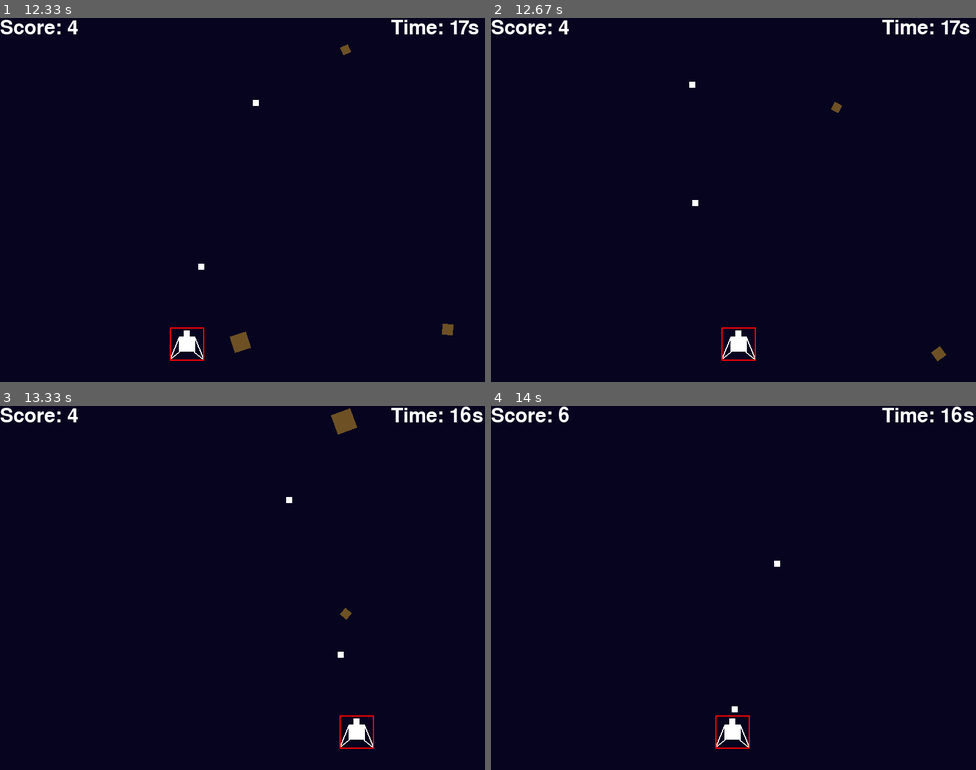
Above: before the commit, frames 1-4 (two rows, left to right).
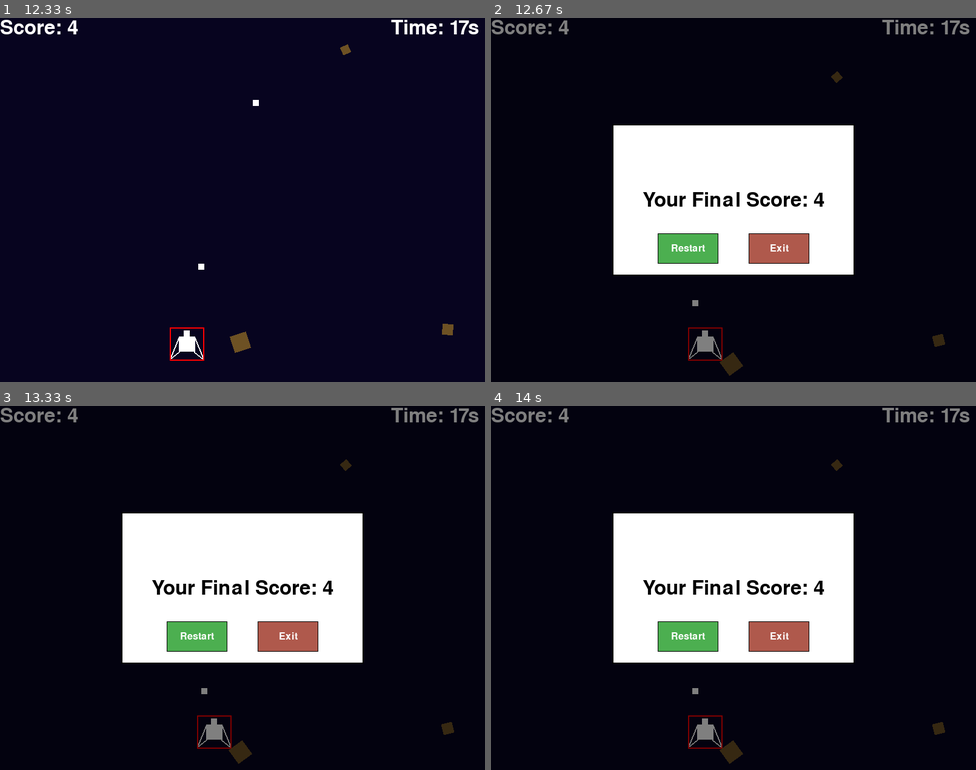
Above: after the commit, the same moments.

Repository: gnikkoch96/pygame-projects
Game: pygame game, started from test_game/shootemup_game/main.py
The game is run twice, just before and just after one commit, with the same random seed, the same clock (stepped at 60 frames per second) and the same inputs.
Inputs:
- Up to frame 1 (12.33 s): tap Space at 0.33, 0.73, 1.03, 1.3, 1.6, 1.73, 2.03, 2.4, 2.7, 2.9, 3.2, 3.4, 3.7, 3.9, 4.2, 4.47, 4.77, 4.9, 5.2, 5.57, 5.87, 6.07, 6.37, 6.57, 6.87, 7.07, 7.37, 7.63, 7.93, 8.07, 8.37, 8.73, 9.03, 9.23, 9.53, 9.73, 10.03, 10.23, 10.53, 10.8, 11.1, 11.23, 11.53, 11.9, 12.2 s; hold Left 0.67-1.2 s; hold Left 1.23-1.63 s; hold Right 1.67-2.3 s; hold Left 2.33-2.8 s; hold Right 2.83-3.3 s; hold Right 3.33-3.8 s; hold Left 3.83-4.37 s; hold Left 4.4-4.8 s; hold Right 4.83-5.47 s; hold Left 5.5-5.97 s; hold Right 6-6.47 s; hold Right 6.5-6.97 s; hold Left 7-7.53 s; hold Left 7.57-7.97 s; hold Right 8-8.63 s; hold Left 8.67-9.13 s; hold Right 9.17-9.63 s; hold Right 9.67-10.13 s; hold Left 10.17-10.7 s; hold Left 10.73-11.13 s; hold Right 11.17-11.8 s; hold Left 11.83-12.3 s
- Up to frame 2 (12.67 s): hold Right from 12.33 s (still down); tap Space at 12.4 s
- Up to frame 3 (13.33 s): tap Space at 12.7, 12.9, 13.2 s; release Right at 12.8 s; hold Right 12.83-13.3 s
- Up to frame 4 (14 s): hold Left 13.33-13.87 s; tap Space at 13.4, 13.7, 13.97 s; hold Left from 13.9 s (still down)

Frame 1 is identical in both runs. In frame 2, 22% of the frame differs, in the area x 0-99%, y 0-99%; in frame 3, 23%, in the area x 0-100%, y 0-99%; in frame 4, 22%.

Commit message:
feat: add game over dialog and have it appear when meteor collides with player

Diff:
--- a/test_game/shootemup_game/main.py
+++ b/test_game/shootemup_game/main.py
@@ -23,6 +23,7 @@
 
 # ui objs
 hud_font: pygame.font.SysFont = pygame.font.SysFont(None, 48)
+button_font: pygame.font.SysFont = pygame.font.SysFont(None, 24)
 
 # game objs
 bullet_pool: BulletPool = BulletPool()
@@ -60,6 +61,7 @@
         # player collides with meteor
         if player.hitbox.colliderect(meteor.rect):
             meteor.is_alive = False
+            show_game_over_dialog()
 
     # bullet/meteor collision
     for bullet in bullet_pool.active_bullets[:]:
@@ -70,6 +72,83 @@
 
                 # update score
                 score += 1
+
+
+def show_game_over_dialog():
+    global score, start_time, remaining_time, game_finished, last_generation_time, running
+
+    overlay = pygame.Surface((SCREEN_WIDTH, SCREEN_HEIGHT))
+    overlay.set_alpha(128)
+    overlay.fill((0, 0, 0))
+    screen.blit(overlay, (0, 0))
+
+    # dialog box
+    dialog_width, dialog_height = 400, 250
+    dialog_x = (SCREEN_WIDTH - dialog_width) // 2
+    dialog_y = (SCREEN_HEIGHT - dialog_height) // 2
+
+    # main dialog box
+    pygame.draw.rect(screen, pygame.Color("#ffffff"), (dialog_x, dialog_y, dialog_width, dialog_height))
+
+    # border color
+    pygame.draw.rect(screen, pygame.Color('#000000'), (dialog_x, dialog_y, dialog_width, dialog_height), 2)
+
+    message = f"Your Final Score: {score}"
+    text = hud_font.render(message, True, pygame.Color("#000000"))
+    text_rect = text.get_rect(center=(SCREEN_WIDTH // 2, SCREEN_HEIGHT // 2))
+    screen.blit(text, text_rect)
+
+    # buttons
+    button_width, button_height = 100, 50
+
+    # retry button
+    retry_button_x = dialog_x + (dialog_width - button_width) // 2 - 75
+    retry_button_y = dialog_y + dialog_height - button_height - 20
+    pygame.draw.rect(screen, pygame.Color("#4CAF50"), (retry_button_x, retry_button_y, button_width, button_height))
+    pygame.draw.rect(screen, pygame.Color("#000000"), (retry_button_x, retry_button_y, button_width, button_height), 1)
+
+    # retry button text
+    button_text = button_font.render("Restart", True, pygame.Color('#ffffff'))
+    button_text_rect = button_text.get_rect(center=(retry_button_x + button_width // 2, retry_button_y + button_height // 2))
+    screen.blit(button_text, button_text_rect)
+
+    # exit button
+    exit_button_x = dialog_x + (dialog_width - button_width) // 2 + 75
+    exit_button_y = dialog_y + dialog_height - button_height - 20
+    pygame.draw.rect(screen, pygame.Color("#AF594C"), (exit_button_x, exit_button_y, button_width, button_height))
+    pygame.draw.rect(screen, pygame.Color("#000000"), (exit_button_x, exit_button_y, button_width, button_height), 1)
+
+    # exit button text
+    button_text = button_font.render("Exit", True, pygame.Color("#ffffff"))
+    button_text_rect = button_text.get_rect(center=(exit_button_x + button_width // 2, exit_button_y + button_height // 2))
+    screen.blit(button_text, button_text_rect)
+
+    pygame.display.flip()
+
+    waiting = True
+    while waiting:
+        for event in pygame.event.get():
+            if event.type == pygame.QUIT:
+                pygame.quit()
+                exit()
+            elif event.type in (pygame.KEYDOWN, pygame.MOUSEBUTTONDOWN):
+                mouse_x, mouse_y = pygame.mouse.get_pos()
+
+                # clicked on retry button
+                if mouse_x >= retry_button_x and mouse_x <= (retry_button_x + button_width) and mouse_y >= retry_button_y and mouse_y <= (retry_button_y + button_height):
+                    score = 0
+                    bullet_pool.active_bullets.clear()
+                    meteor_pool.active_meteors.clear()
+                    start_time = pygame.time.get_ticks()
+                    remaining_time = TIME_LIMIT
+                    game_finished = False
+                    last_generation_time = 0
+                    waiting = False # close dialog
+
+                # clicked on exit button
+                elif mouse_x >= exit_button_x and mouse_x <= (exit_button_x + button_width) and mouse_y >= exit_button_y and mouse_y <= (exit_button_y + button_height):
+                    waiting = False
+                    running = False
 
 def check_input():
     global running
